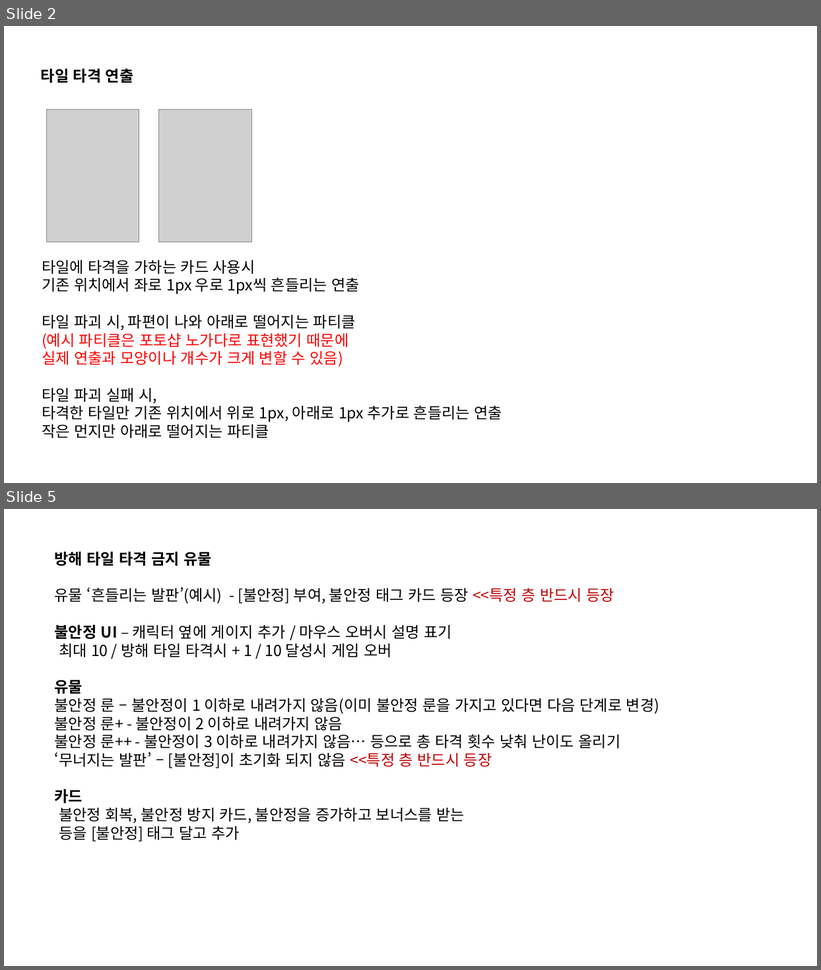
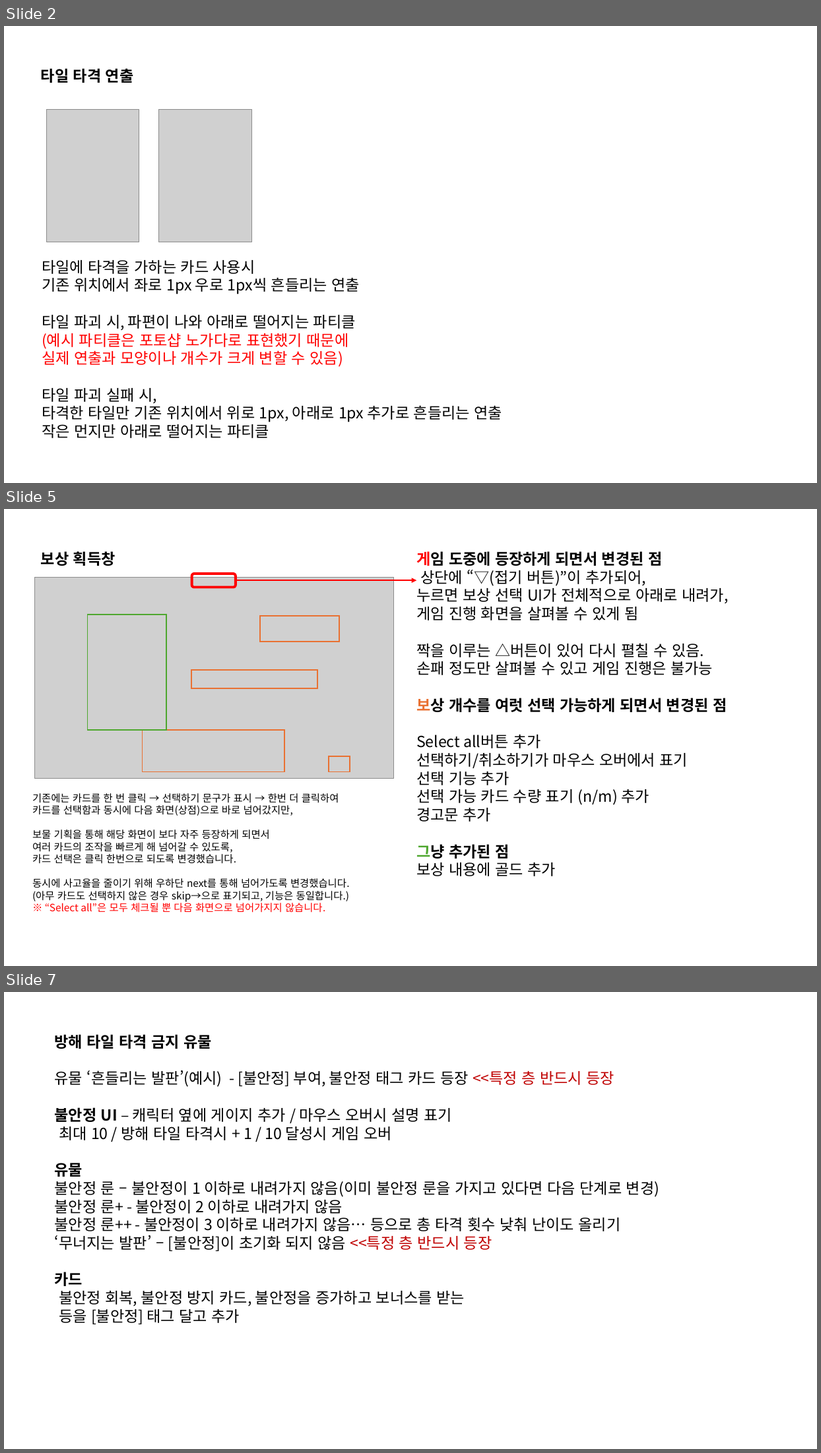
Before and after one commit to kauthor/FluffyDisdog, a slide deck: Plan/기획서/땅부수기2026 ch2.pptx. Shown one above the other, each under a label of ours: slides 2 and 5 before the commit, slides 2, 5 and 7 after it; the slides between them are not shown. The pictures are 821x970 and 821x1453 pixels, drawn with LibreOffice and Linux fonts; fonts in the diff are those of the drawing; grey boxes stand for pictures. Boxes give left, top, right and bottom in pixels: in the first picture for what was removed or moved away, otherwise in the second. Text is boxed around its words. In the diff, an @@ line names an element or a change of style, - is before the commit and + after.

```diff
--- a/Plan/기획서/땅부수기2026 ch2.pptx
+++ b/Plan/기획서/땅부수기2026 ch2.pptx
@@ slide 5 added at (4, 509, 817, 966), background #FFFFFF @@
@@ text added at (41, 551, 116, 566), 18 pt, text #000000, bold @@
+보상 획득창
@@ text added at (416, 551, 728, 877), 18 pt, text #000000 @@
+게임 도중에 등장하게 되면서 변경된 점
+상단에 “▽(접기 버튼)”이 추가되어,
+누르면 보상 선택 UI가 전체적으로 아래로 내려가,
+게임 진행 화면을 살펴볼 수 있게 됨
+짝을 이루는 △버튼이 있어 다시 펼칠 수 있음.
+손패 정도만 살펴볼 수 있고 게임 진행은 불가능
+보상 개수를 여럿 선택 가능하게 되면서 변경된 점
+Select all버튼 추가
+선택하기/취소하기가 마우스 오버에서 표기
+선택 기능 추가
+선택 가능 카드 수량 표기 (n/m) 추가
+경고문 추가
+그냥 추가된 점
+보상 내용에 골드 추가
@@ picture added at (35, 578, 394, 779) @@
@@ rounded rectangle added at (192, 574, 236, 587), outline #FF0000 3 pt @@
@@ arrow added from (236, 580) to (417, 580), #FF0000 1.5 pt @@
@@ rectangle added at (88, 615, 166, 730), outline #4EA72E 1.5 pt @@
@@ rectangle added at (260, 616, 339, 642), outline #E97132 1.5 pt @@
@@ rectangle added at (192, 670, 318, 689), outline #E97132 1.5 pt @@
@@ rectangle added at (143, 730, 284, 772), outline #E97132 1.5 pt @@
@@ rectangle added at (329, 757, 350, 772), outline #E97132 1.5 pt @@
@@ text added at (32, 793, 349, 913), 12 pt, text #000000 @@
+기존에는 카드를 한 번 클릭 → 선택하기 문구가 표시 → 한번 더 클릭하여
+카드를 선택함과 동시에 다음 화면(상점)으로 바로 넘어갔지만,
+보물 기획을 통해 해당 화면이 보다 자주 등장하게 되면서
+여러 카드의 조작을 빠르게 해 넘어갈 수 있도록,
+카드 선택은 클릭 한번으로 되도록 변경했습니다.
+동시에 사고율을 줄이기 위해 우하단 next를 통해 넘어가도록 변경했습니다.
+(아무 카드도 선택하지 않은 경우 skip→으로 표기되고, 기능은 동일합니다.)
+※ “Select all”은 모두 체크될 뿐 다음 화면으로 넘어가지지 않습니다.
@@ what was slide 5 is now slide 7 @@
```
Also in this commit, not shown: 2 slides changed, 1 other slide added.
